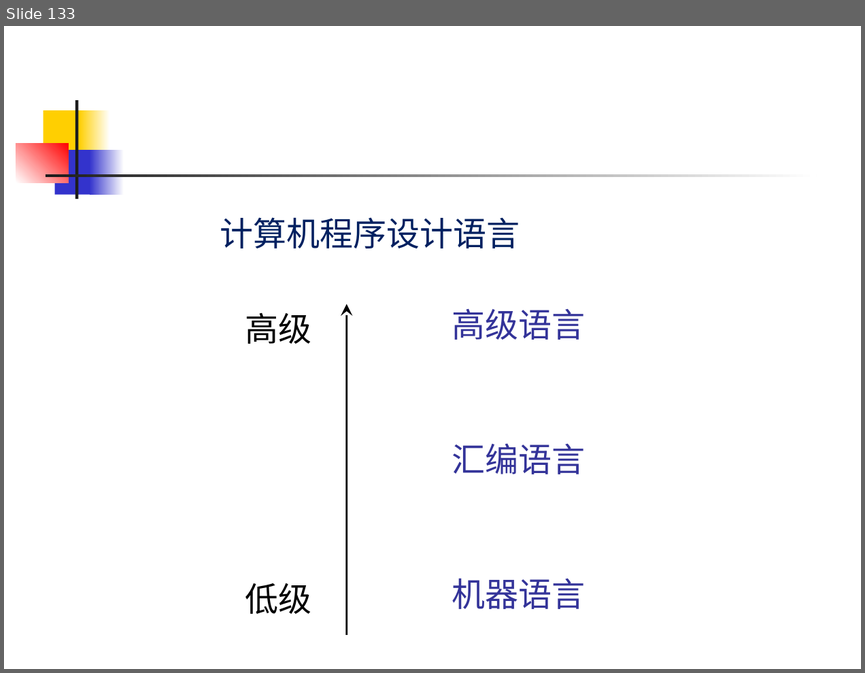
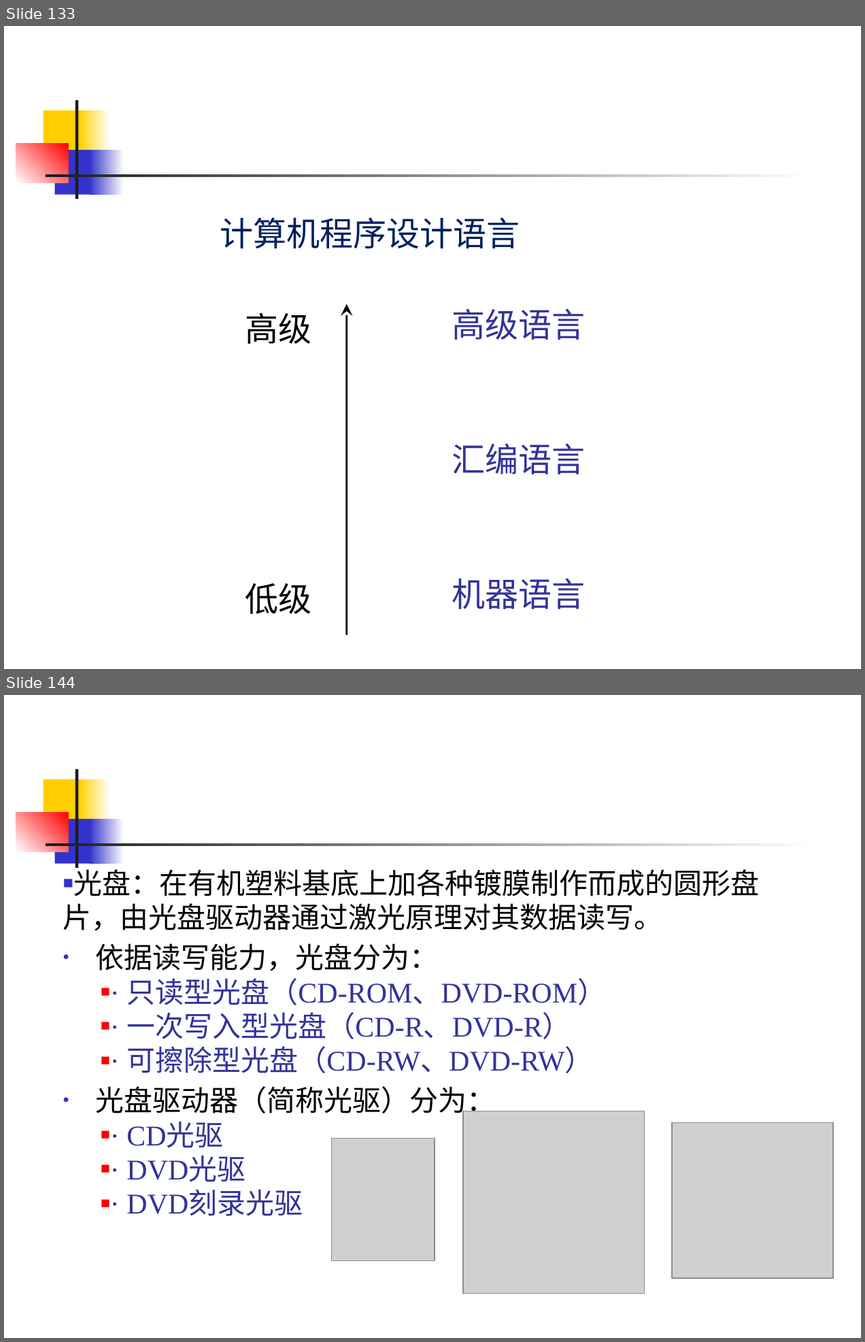
Before and after one commit to sans123wx/class, a slide deck: 计算机应用基础/第1章计算机基础/第1.1章 计算机概述 .pptx. Shown one above the other, each under a label of ours: slide 133 before the commit, slides 133 and 144 after it; the slides between them are not shown. The pictures are 865x673 and 865x1342 pixels, drawn with LibreOffice and Linux fonts; fonts in the diff are those of the drawing; grey boxes stand for pictures. Boxes give left, top, right and bottom in pixels: in the first picture for what was removed or moved away, otherwise in the second. Text is boxed around its words. In the diff, an @@ line names an element or a change of style, - is before the commit and + after.

```diff
--- a/计算机应用基础/第1章计算机基础/第1.1章 计算机概述 .pptx
+++ b/计算机应用基础/第1章计算机基础/第1.1章 计算机概述 .pptx
@@ slide 144 added at bbox=[4, 695, 861, 1338], background #FFFFFF; not listed: 7 template elements that a slide beside it also shows @@
@@ text added at bbox=[63, 865, 759, 1216], 24 pt, text #333399 @@
+■ 光盘：在有机塑料基底上加各种镀膜制作而成的圆形盘片，由光盘驱动器通过激光原理对其数据读写。
+• 依据读写能力，光盘分为：
+  ■ · 只读型光盘（CD-ROM、DVD-ROM）
+  ■ · 一次写入型光盘（CD-R、DVD-R）
+  ■ · 可擦除型光盘（CD-RW、DVD-RW）
+• 光盘驱动器（简称光驱）分为：
+  ■ · CD光驱
+  ■ · DVD光驱
+  ■ · DVD刻录光驱
@@ picture added at bbox=[463, 1110, 645, 1293] @@
@@ picture added at bbox=[672, 1123, 832, 1278] @@
@@ picture added at bbox=[331, 1138, 434, 1261] @@
```
Also in this commit, not shown: 88 slides changed, 15 other slides added, 2 other files.
